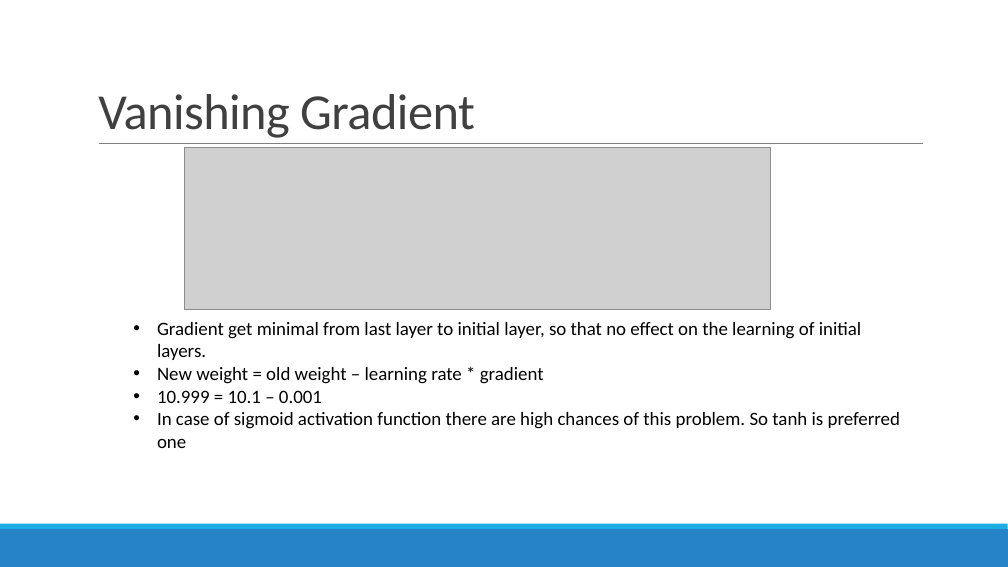
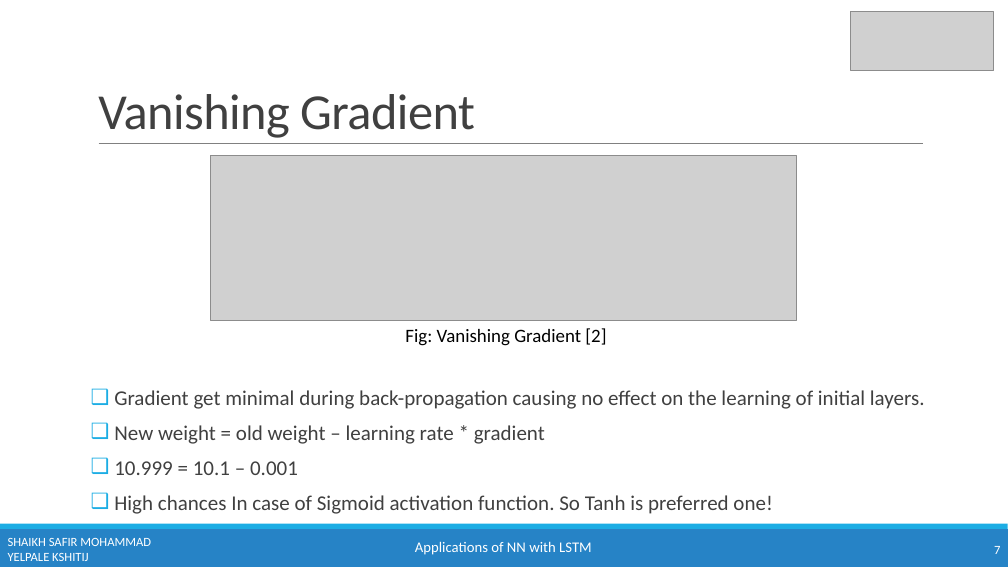
Before and after one commit to kshitijyelpale/LFD-Application-of-NN-in-LSTM, a slide deck: slide 7 of Documentation/LSTM Presentation.pptx (slide 9 before the commit). Drawn at 1008x567 pixels with LibreOffice and Linux fonts; fonts in the diff are those of the drawing; grey boxes stand for pictures. Boxes give left, top, right and bottom in pixels: in the first picture for what was removed or moved away, otherwise in the second. Text is boxed around its words. In the diff, an @@ line names an element or a change of style, - is before the commit and + after.

```diff
--- a/Documentation/LSTM Presentation.pptx
+++ b/Documentation/LSTM Presentation.pptx
@@ picture added at (x1=851, y1=11, x2=994, y2=70) @@
@@ picture resized from (x1=185, y1=147, x2=771, y2=309) to (x1=210, y1=155, x2=796, y2=321) @@
@@ text added at (x1=405, y1=328, x2=606, y2=346), 18 pt, text #000000 @@
+Fig: Vanishing Gradient [2]
@@ text "Gradient get minimal during back-propagation ..." moved from (x1=157, y1=322, x2=900, y2=448) to (x1=114, y1=390, x2=925, y2=514) @@
@@ text at (x1=114, y1=390, x2=925, y2=409): text changed; size 18 to 20 pt; text colour #000000 to #404040 @@
-  • Gradient get minimal from last layer to initial layer, so that no effect on the learning of initial layers.
+❑ Gradient get minimal during back-propagation causing no effect on the learning of initial layers.
@@ text at (x1=114, y1=425, x2=545, y2=475): size 18 to 20 pt, text colour #000000 to #404040 in "New weight = old weight – learning ...", "10.999 = 10.1 – 0.001"; bullet • to ❑; list level 2 to 1 in "New weight = old weight ..."; line spacing 1 to 0.8; list level 2 to 1 in "10.999 = 10.1 – 0.001" @@
@@ text at (x1=114, y1=495, x2=772, y2=514): text changed; size 18 to 20 pt; text colour #000000 to #404040 @@
-  • In case of sigmoid activation function there are high chances of this problem. So tanh is preferred one
+❑ High chances In case of Sigmoid activation function. So Tanh is preferred one!
@@ text added at (x1=8, y1=538, x2=151, y2=561), 12 pt, text #FFFFFF @@
+SHAIKH SAFIR MOHAMMAD
+YELPALE KSHITIJ
@@ text added at (x1=415, y1=541, x2=592, y2=555), 14 pt, text #FFFFFF @@
+Applications of NN with LSTM
@@ page number added at (x1=994, y1=546, x2=1000, y2=554), 12 pt, text #FFFFFF @@
+7
```
Also in this commit, not shown: 24 other slides changed, 6 slides added, 6 slides removed.
